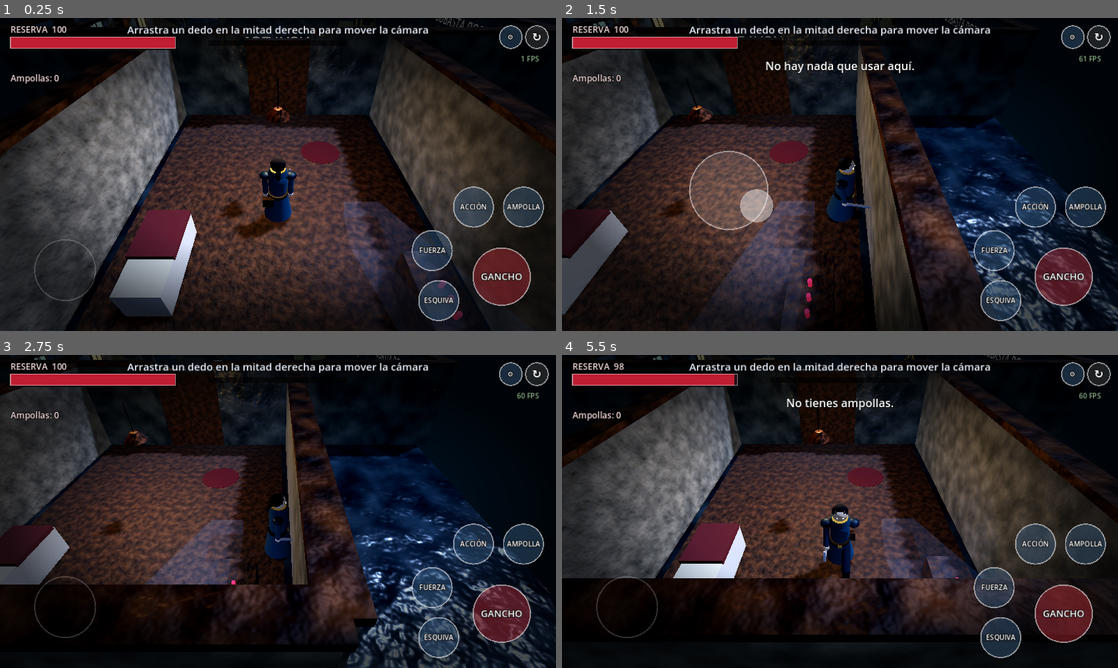
Above: before the commit, frames 1-4 (two rows, left to right).
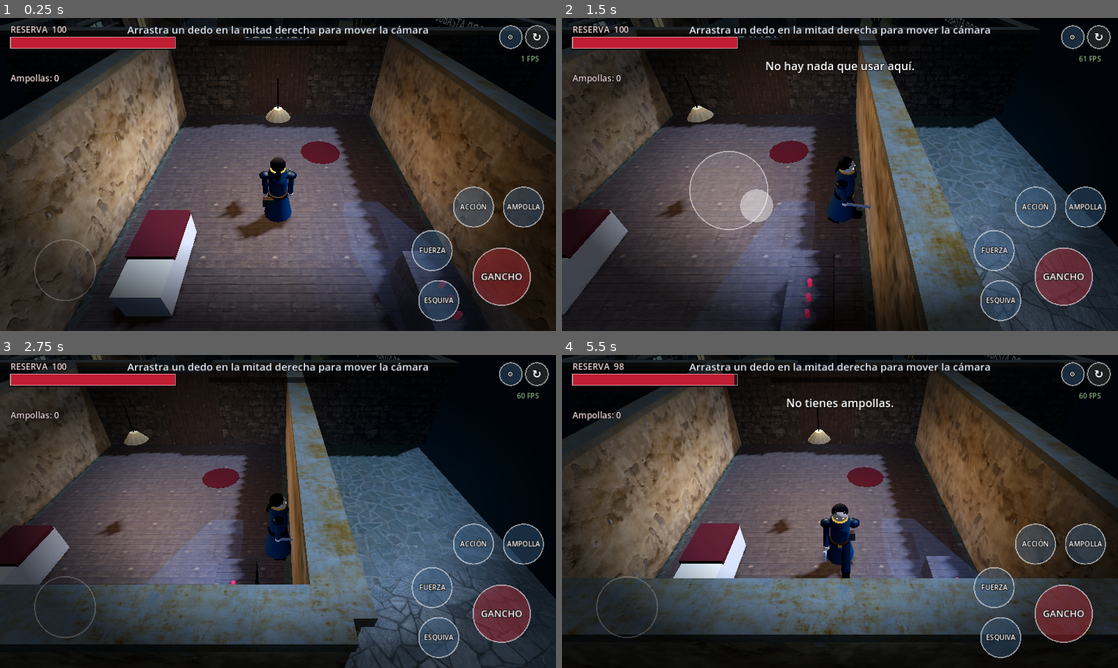
Above: after the commit, the same moments.

Repository: iskyhigh00/GpA
Game: Godot game, scene res://scenes/main.tscn
The game is run twice, just before and just after one commit, with the same random seed, the same clock (stepped at 60 frames per second) and the same inputs.
Inputs (mouse positions are in pixels of both pictures, inside the frame that each line leads up to):
- Up to frame 1 (0.25 s): no input
- Up to frame 2 (1.5 s): move the mouse to (962, 158) at 0.52 s; hold D (move_right) 0.53-1.25 s; tap E (action) at 0.6 s; click (962, 158) at 0.67 s; drag from (728, 190) to (812, 237) at 1.27 s
- Up to frame 3 (2.75 s): move the mouse to (333, 442) at 2.02 s; hold D (move_right) from 2.03 s (still down); tap Space (dodge) at 2.1 s
- Up to frame 4 (5.5 s): release D (move_right) at 2.75 s; tap Enter at 2.75 s; drag from (812, 574) to (673, 464) at 2.77 s; move the mouse to (1006, 558) at 3.52 s; hold A (move_left) 3.53-4.25 s; tap J (hook) at 3.6 s; drag from (673, 464) to (756, 433) at 4.27 s; move the mouse to (867, 511) at 5.02 s; hold S (move_back) from 5.03 s (still down); tap R (ampoule) at 5.1 s; click (867, 511) at 5.17 s

The runs differ from the first frame. In frame 1, 43% of the frame differs, in the area x 0-100%, y 0-100%; in frame 2, 43%; in frame 3, 49%; in frame 4, 49%.

Commit message:
Texturas PBR reales de Poly Haven (piedra, muros, metal, madera, yeso) en el escenario
Co-Authored-By: Claude Sonnet 5.5 <noreply@anthropic.com>
Claude-Session: https://claude.ai/code/session_014vvngXY1qH63ojqbti9ztP

Diff:
--- a/project.godot
+++ b/project.godot
@@ -26,6 +26,7 @@
 renderer/rendering_method="gl_compatibility"
 renderer/rendering_method.mobile="gl_compatibility"
 textures/vram_compression/import_etc2_astc=true
+textures/default_filters/anisotropic_filtering_level=3
 lights_and_shadows/directional_shadow/size=4096
 lights_and_shadows/directional_shadow/size.mobile=4096
 lights_and_shadows/directional_shadow/soft_shadow_filter_quality=3
--- a/scripts/gfx.gd
+++ b/scripts/gfx.gd
@@ -172,24 +172,69 @@
 	return m
 
 
-static func mat_rust() -> StandardMaterial3D:
-	return _tri("rust", 3, Color(0.12, 0.07, 0.05), Color(0.5, 0.27, 0.12), 0.55, 0.6, 0.012, 0.35)
-
-
-static func mat_stone() -> StandardMaterial3D:
-	return _tri("stone", 5, Color(0.1, 0.13, 0.15), Color(0.34, 0.4, 0.42), 0.35, 0.0, 0.01, 0.3)
-
-
-static func mat_floor() -> StandardMaterial3D:
-	return _tri("floor", 8, Color(0.05, 0.07, 0.09), Color(0.22, 0.27, 0.3), 0.22, 0.1, 0.008, 0.22)
-
-
-static func mat_wood() -> StandardMaterial3D:
-	return _tri("wood", 12, Color(0.12, 0.07, 0.04), Color(0.38, 0.23, 0.12), 0.8, 0.0, 0.03, 0.5)
-
-
-static func mat_plaster() -> StandardMaterial3D:
-	return _tri("plaster", 14, Color(0.3, 0.3, 0.27), Color(0.58, 0.56, 0.5), 0.9, 0.0, 0.02, 0.3)
+## Material PBR real (Poly Haven, CC0): color + normal GL + ARM (AO, rugosidad, metal) en triplanar.
+static func _pbr(key: String, folder: String, base: String, res: String, scale_f: float, metal: float) -> BaseMaterial3D:
+	if _mats.has(key):
+		return _mats[key]
+	var root := "res://assets/texturas/%s/%s_" % [folder, base]
+	var diff := root + "diff_" + res + ".jpg"
+	if not ResourceLoader.exists(diff):
+		return null
+	var m := ORMMaterial3D.new()
+	m.albedo_texture = load(diff)
+	m.normal_enabled = true
+	m.normal_texture = load(root + "nor_gl_" + res + ".jpg")
+	m.normal_scale = 1.0
+	m.orm_texture = load(root + "arm_" + res + ".jpg")
+	m.ao_enabled = true
+	m.ao_light_affect = 0.7
+	m.roughness = 1.0
+	m.metallic = metal
+	m.uv1_triplanar = true
+	m.uv1_world_triplanar = true
+	m.uv1_scale = Vector3.ONE * scale_f
+	_mats[key] = m
+	return m
+
+
+static func mat_rust() -> BaseMaterial3D:
+	var m := _pbr("rust", "rusty_metal_sheet", "rusty_metal_sheet", "1k", 0.5, 0.2)
+	return m if m else _tri("rust", 3, Color(0.12, 0.07, 0.05), Color(0.5, 0.27, 0.12), 0.55, 0.6, 0.012, 0.35)
+
+
+static func mat_stone() -> BaseMaterial3D:
+	var m := _pbr("stone", "rock_wall_08", "rock_wall_08", "2k", 0.3, 0.0)
+	return m if m else _tri("stone", 5, Color(0.1, 0.13, 0.15), Color(0.34, 0.4, 0.42), 0.35, 0.0, 0.01, 0.3)
+
+
+static func mat_floor() -> BaseMaterial3D:
+	var m := _pbr("floor", "stone_tiles", "stone_tiles", "2k", 0.28, 0.0)
+	return m if m else _tri("floor", 8, Color(0.05, 0.07, 0.09), Color(0.22, 0.27, 0.3), 0.22, 0.1, 0.008, 0.22)
+
+
+static func mat_wood() -> BaseMaterial3D:
+	var m := _pbr("wood", "weathered_planks", "weathered_planks", "1k", 0.6, 0.0)
+	return m if m else _tri("wood", 12, Color(0.12, 0.07, 0.04), Color(0.38, 0.23, 0.12), 0.8, 0.0, 0.03, 0.5)
+
+
+static func mat_plaster() -> BaseMaterial3D:
+	var m := _pbr("plaster", "rough_plaster_broken", "rough_plaster_broken", "1k", 0.4, 0.0)
+	return m if m else _tri("plaster", 14, Color(0.3, 0.3, 0.27), Color(0.58, 0.56, 0.5), 0.9, 0.0, 0.02, 0.3)
+
+
+static func mat_plate() -> BaseMaterial3D:
+	var m := _pbr("plate", "metal_plate", "metal_plate", "1k", 0.8, 0.12)
+	return m if m else mat_rust()
+
+
+static func mat_cobble() -> BaseMaterial3D:
+	var m := _pbr("cobble", "cobblestone_floor_001", "cobblestone_floor_001", "1k", 0.5, 0.0)
+	return m if m else mat_floor()
+
+
+static func mat_rock() -> BaseMaterial3D:
+	var m := _pbr("rock", "rock_3", "rock_3", "1k", 0.4, 0.0)
+	return m if m else mat_stone()
 
 
 static func mat_cloth(c: Color) -> StandardMaterial3D:
--- a/scripts/ice_cart.gd
+++ b/scripts/ice_cart.gd
@@ -19,7 +19,7 @@
 
 
 func _ready() -> void:
-	body = Gfx.prop_box(self, Vector3(0.0, 0.7, 0.0), Vector3(2.0, 0.9, 1.1), Color(0.45, 0.5, 0.55))
+	body = Gfx.solid_m(self, Vector3(0.0, 0.7, 0.0), Vector3(2.0, 0.9, 1.1), Gfx.mat_plate(), 2)
 	for i in 3:
 		var ice := Gfx.box_mesh(Vector3(0.55, 0.45, 0.8), Color(0.7, 0.9, 1.0), 0.2)
 		ice.position = Vector3(-0.65 + i * 0.65, 0.58, 0.0)
--- a/scripts/level.gd
+++ b/scripts/level.gd
@@ -266,12 +266,12 @@
 
 func _column(x: float, z: float) -> void:
 	var st := Gfx.mat_stone()
-	var b := Gfx.solid_m(self, Vector3(x, 1.4, z), Vector3(0.7, 2.8, 0.7), st, 2)
+	var b := Gfx.solid_m(self, Vector3(x, 1.4, z), Vector3(0.7, 2.8, 0.7), Gfx.mat_rock(), 2)
 	b.get_child(1).queue_free()
 	var base := Gfx.box_m(Vector3(1.0, 0.3, 1.0), st)
 	base.position = Vector3(0.0, -1.25, 0.0)
 	b.add_child(base)
-	var shaft := Gfx.cyl_m(0.3, 2.3, st, 0.34)
+	var shaft := Gfx.cyl_m(0.3, 2.3, Gfx.mat_rock(), 0.34)
 	shaft.position = Vector3(0.0, 0.0, 0.0)
 	b.add_child(shaft)
 	var cap := Gfx.box_m(Vector3(0.9, 0.32, 0.9), st)
@@ -337,16 +337,6 @@
 		var bt := Gfx.box_m(Vector3(t.z, 0.35, 0.2), trim)
 		bt.position = Vector3(t.x, 0.18, t.y)
 		add_child(bt)
-	for i in 15:
-		var seam := Gfx.box_m(Vector3(0.04, 0.012, 20.0), trim)
-		seam.position = Vector3(-4.0 + i * 2.0, 0.008, 0.0)
-		Gfx.no_shadow(seam)
-		add_child(seam)
-	for j in 9:
-		var seam2 := Gfx.box_m(Vector3(28.0, 0.012, 0.04), trim)
-		seam2.position = Vector3(9.0, 0.008, -8.0 + j * 2.0)
-		Gfx.no_shadow(seam2)
-		add_child(seam2)
 	# Cuerdas enrolladas, bolardos y cadenas.
 	for rp in [Vector3(21.2, 0.12, 7.5), Vector3(-3.5, 0.12, 9.2)]:
 		var rope := Gfx.torus_m(0.12, 0.42, Gfx.mat_cloth(Color(0.35, 0.27, 0.15)))
@@ -498,7 +488,7 @@
 	_wall(DIVIDER_X, 9.0, 0.4, 2.0)
 	# Pilastras en el muro norte y este (no estorban las rutas).
 	for x in [-2.0, 3.0, 13.0, 19.0]:
-		Gfx.solid_m(self, Vector3(x, 1.6, -9.75), Vector3(0.7, 3.2, 0.5), Gfx.mat_rust(), 1)
+		Gfx.solid_m(self, Vector3(x, 1.6, -9.75), Vector3(0.7, 3.2, 0.5), Gfx.mat_rock(), 1)
 	# Puerta del consultorio.
 	door_body = StaticBody3D.new()
 	door_body.position = Vector3(DOOR_X, 1.5, 0.0)
@@ -564,7 +554,7 @@
 		kit.add_child(cross)
 		kit_cross.append(cross)
 	# Contrapeso y rejilla.
-	Gfx.solid_m(self, Vector3(19.7, 1.0, 0.0), Vector3(0.5, 2.0, 1.4), Gfx.mat_rust(), 2)
+	Gfx.solid_m(self, Vector3(19.7, 1.0, 0.0), Vector3(0.5, 2.0, 1.4), Gfx.mat_plate(), 2)
 	var pit := Gfx.box_m(Vector3(2.0, 0.1, 2.0), Gfx.mat_cloth(Color(0.0, 0.0, 0.0)))
 	pit.position = GRATE_CENTER + Vector3(0.0, -1.5, 0.0)
 	add_child(pit)
@@ -581,7 +571,7 @@
 	gs.size = Vector3(2.0, 0.1, 2.0)
 	grate_shape.shape = gs
 	grate_plate.add_child(grate_shape)
-	grate_plate.add_child(Gfx.box_m(Vector3(2.0, 0.1, 2.0), Gfx.mat_rust()))
+	grate_plate.add_child(Gfx.box_m(Vector3(2.0, 0.1, 2.0), Gfx.mat_plate()))
 	for i in 5:
 		var bar := Gfx.box_m(Vector3(0.08, 0.06, 2.0), Gfx.mat_gloss(Color(0.12, 0.12, 0.13), 0.4))
 		bar.position = Vector3(-0.8 + i * 0.4, 0.06, 0.0)
Not shown, added: assets/LEEME_entorno.txt
Not shown, added: assets/LEEME_piedra.txt
Binary file added: assets/texturas/cobblestone_floor_001/cobblestone_floor_001_arm_1k.jpg
Not shown, added: assets/texturas/cobblestone_floor_001/cobblestone_floor_001_arm_1k.jpg.import
Binary file added: assets/texturas/cobblestone_floor_001/cobblestone_floor_001_diff_1k.jpg
Not shown, added: assets/texturas/cobblestone_floor_001/cobblestone_floor_001_diff_1k.jpg.import
Binary file added: assets/texturas/cobblestone_floor_001/cobblestone_floor_001_nor_gl_1k.jpg
Not shown, added: assets/texturas/cobblestone_floor_001/cobblestone_floor_001_nor_gl_1k.jpg.import
Binary file added: assets/texturas/metal_plate/metal_plate_arm_1k.jpg
Not shown, added: assets/texturas/metal_plate/metal_plate_arm_1k.jpg.import
Binary file added: assets/texturas/metal_plate/metal_plate_diff_1k.jpg
Not shown, added: assets/texturas/metal_plate/metal_plate_diff_1k.jpg.import
(and 40 more such lines)
